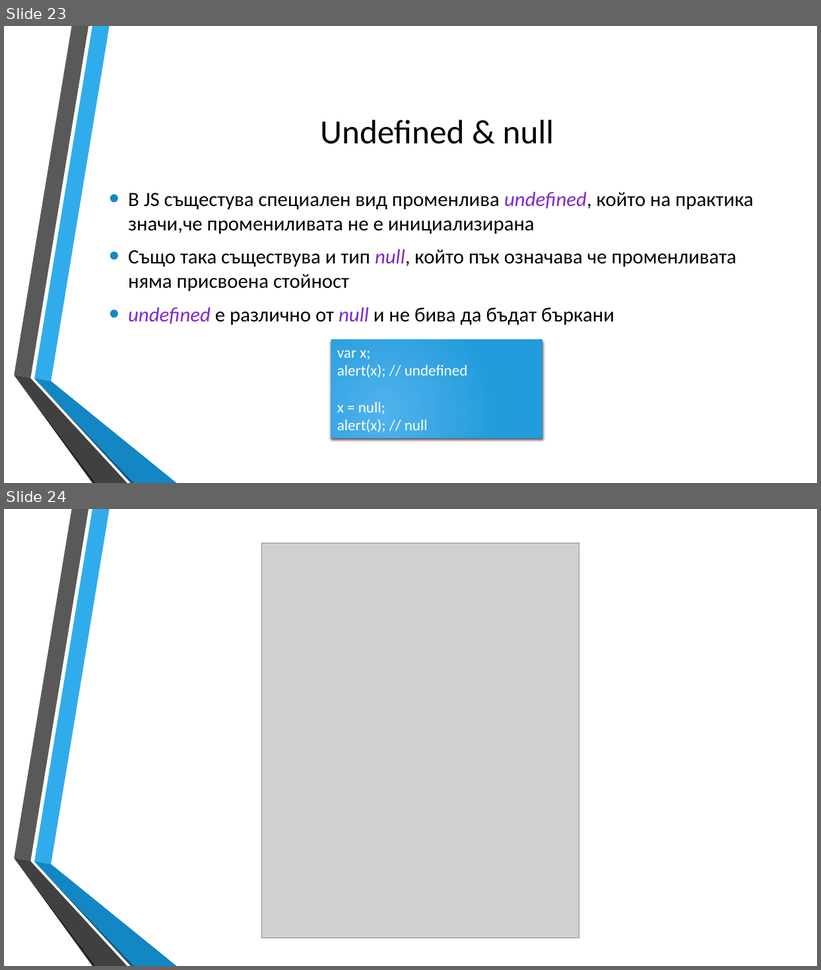
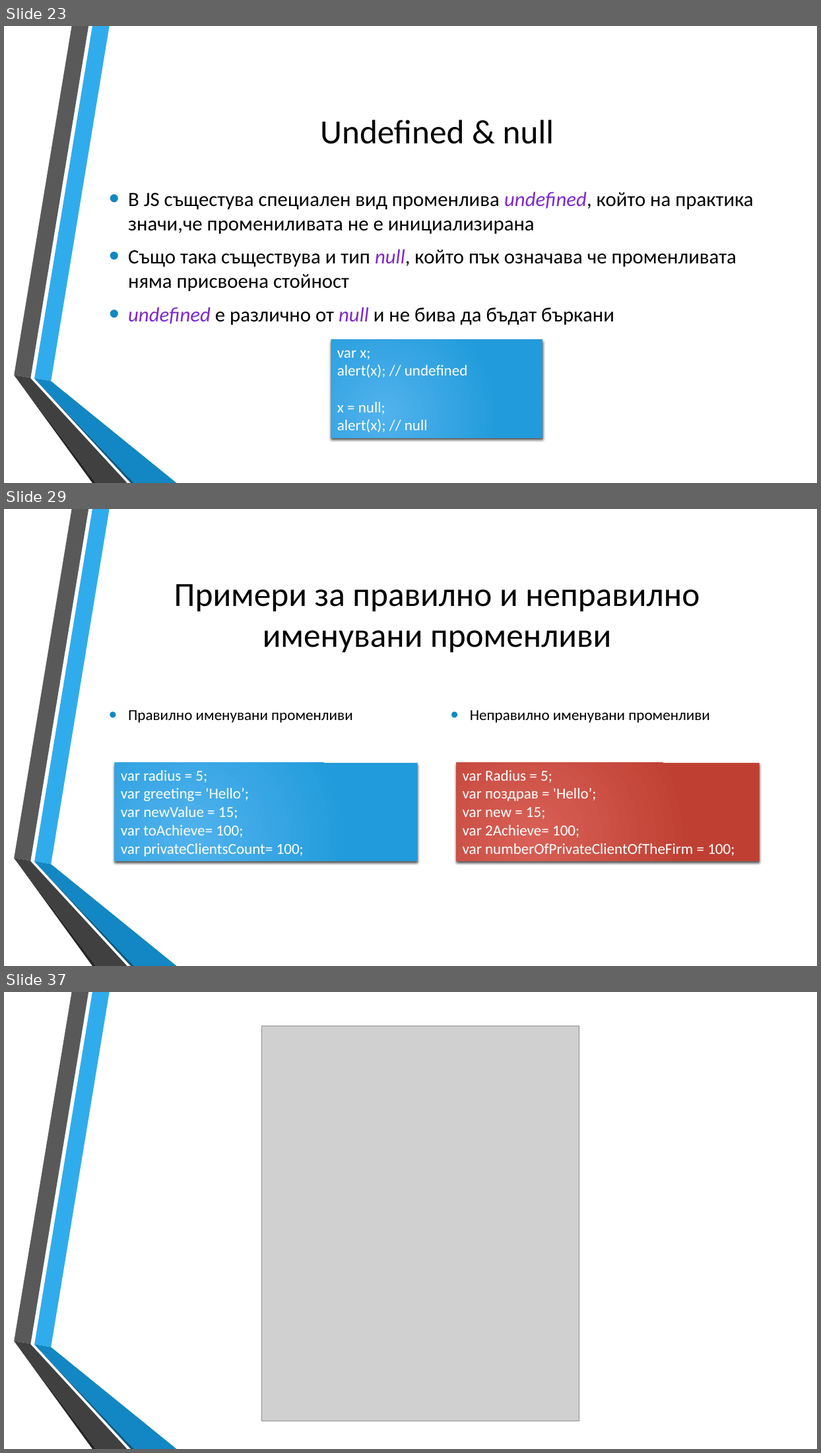
Before and after one commit to dnmitev/IT-Academy, a slide deck: JS Fundamentals/2.JS-Basics/JS-Basics.pptx. Shown one above the other, each under a label of ours: slides 23 and 24 before the commit, slides 23, 29 and 37 after it; the slides between them are not shown. The pictures are 821x970 and 821x1453 pixels, drawn with LibreOffice and Linux fonts; fonts in the diff are those of the drawing; grey boxes stand for pictures; background and template pictures are left out. Boxes give left, top, right and bottom in pixels: in the first picture for what was removed or moved away, otherwise in the second. Text is boxed around its words. In the diff, an @@ line names an element or a change of style, - is before the commit and + after.

```diff
--- a/JS Fundamentals/2.JS-Basics/JS-Basics.pptx
+++ b/JS Fundamentals/2.JS-Basics/JS-Basics.pptx
@@ slide 29 added at bbox=[4, 509, 817, 966], background picture (left out); not listed: 6 template elements that a slide beside it also shows @@
@@ title added at bbox=[174, 584, 700, 653], 40 pt, text #000000 @@
+Примери за правилно и неправилно именувани променливи
@@ text added at bbox=[128, 710, 353, 723], 18 pt, text #000000 @@
+• Правилно именувани променливи
@@ text added at bbox=[470, 710, 710, 723], 18 pt, text #000000 @@
+• Неправилно именувани променливи
@@ rectangle added at bbox=[115, 762, 418, 861], fill gradient #51B3ED to #219CDB, 18 pt, text #FFFFFF @@
+var radius = 5;
+var greeting= 'Hello’;
+var newValue = 15;
+var toAchieve= 100;
+var privateClientsCount= 100;
@@ rectangle added at bbox=[457, 762, 760, 861], fill gradient #D96157 to #C04033, 18 pt, text #FFFFFF @@
+var Radius = 5;
+var поздрав = 'Hello’;
+var new = 15;
+var 2Achieve= 100;
+var numberOfPrivateClientOfTheFirm = 100;
@@ what was slide 24 is now slide 37 @@
```
Also in this commit, not shown: 3 slides changed, 13 other slides added, 4 other files.
